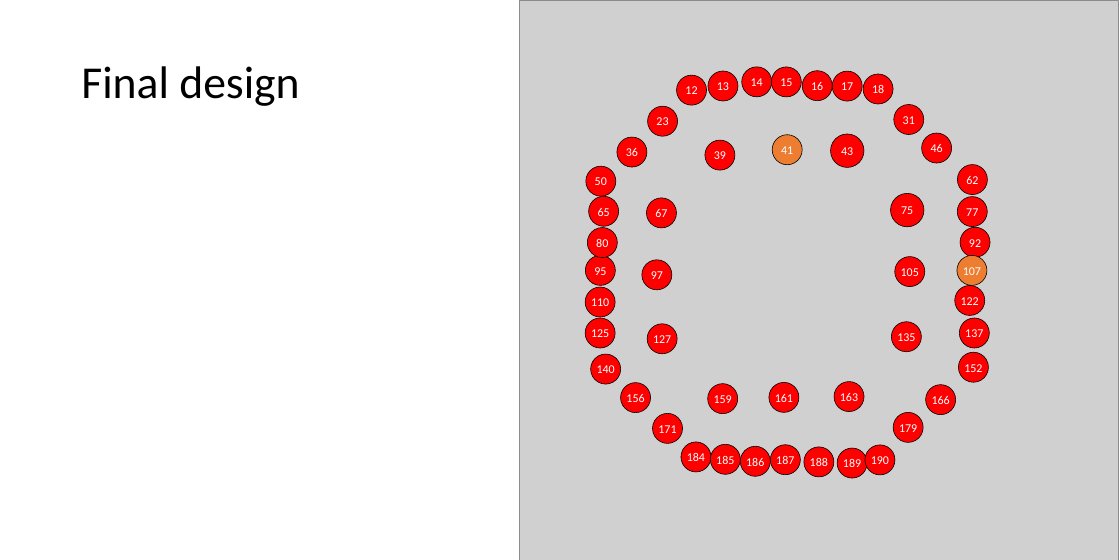
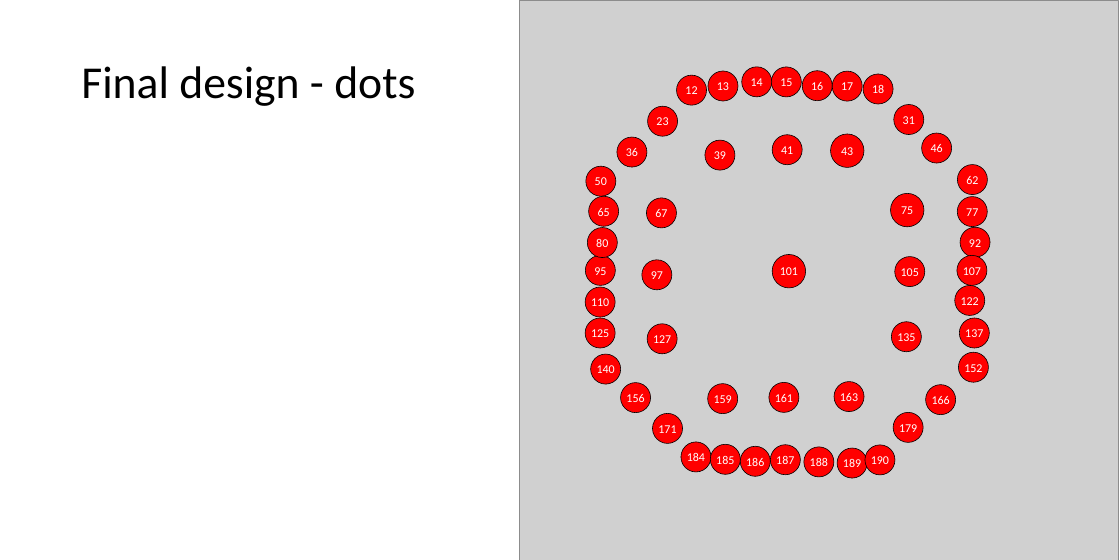
Before and after one commit to drpykachu/Sonar-Watch, a slide deck: slide 3 of Software/Brainstorming.pptx. Drawn at 1120x560 pixels with LibreOffice and Linux fonts; fonts in the diff are those of the drawing; grey boxes stand for pictures. Boxes give left, top, right and bottom in pixels: in the first picture for what was removed or moved away, otherwise in the second. Text is boxed around its words. In the diff, an @@ line names an element or a change of style, - is before the commit and + after.

```diff
--- a/Software/Brainstorming.pptx
+++ b/Software/Brainstorming.pptx
@@ title at (81, 66, 415, 106): text changed @@
-Final design
+Final design - dots
@@ ellipse "41" at (772, 135, 803, 165): fill #ED7D31 to #FF0000 @@
@@ ellipse added at (772, 255, 806, 288), fill #FF0000, outline #000000 1 pt, 20 pt, text #FFFFFF @@
+101
@@ ellipse "107" at (957, 255, 987, 286): fill #ED7D31 to #FF0000 @@
```
Also in this commit, not shown: 12 slides added, 14 other files.
